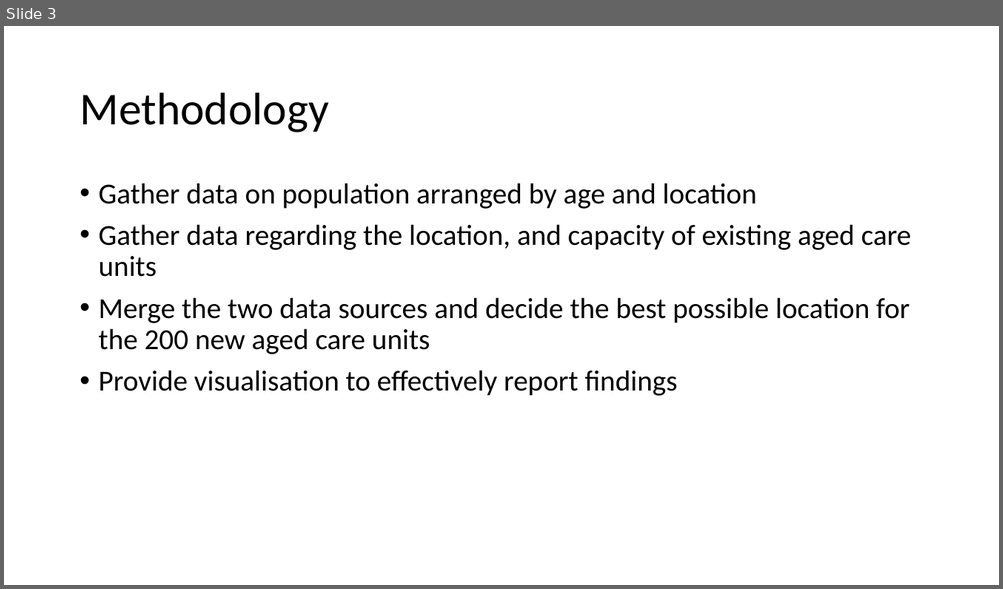
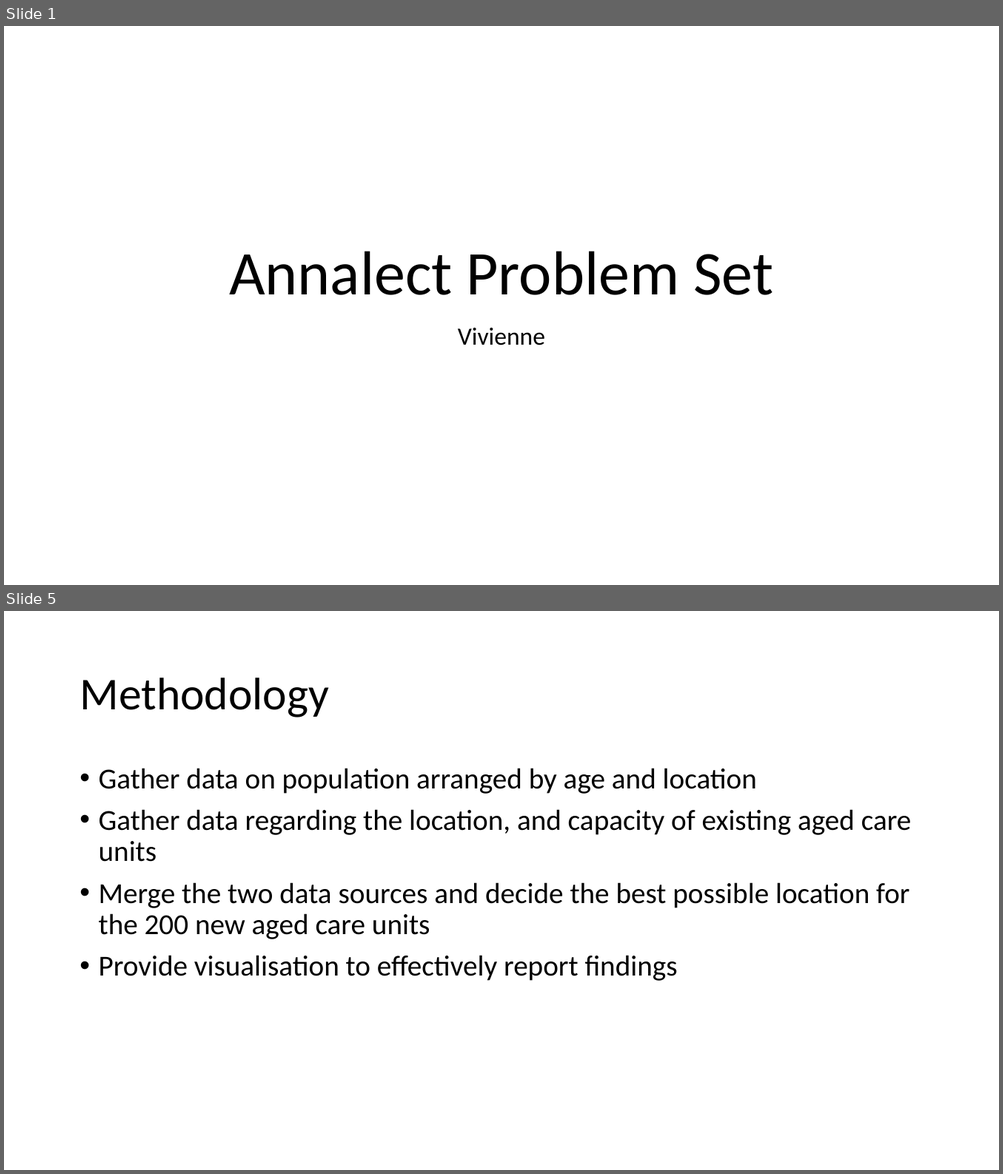
Before and after one commit to vdencarnacion/probset, a slide deck: final_presentation.pptx. Shown one above the other, each under a label of ours: slide 3 before the commit, slides 1 and 5 after it; the slides between them are not shown. The pictures are 1003x589 and 1003x1174 pixels, drawn with LibreOffice and Linux fonts; fonts in the diff are those of the drawing. Boxes give left, top, right and bottom in pixels: in the first picture for what was removed or moved away, otherwise in the second. Text is boxed around its words. In the diff, an @@ line names an element or a change of style, - is before the commit and + after.

```diff
--- a/final_presentation.pptx
+++ b/final_presentation.pptx
@@ slide 1 added at bbox=[4, 26, 999, 585], background #FFFFFF @@
@@ title added at bbox=[229, 251, 773, 295], 60 pt, text #000000 @@
+Annalect Problem Set
@@ subtitle added at bbox=[458, 328, 545, 346], 24 pt, text #000000 @@
+Vivienne
@@ what was slide 3 is now slide 5 @@
```
Also in this commit, not shown: 1 slide changed, 6 other slides added, 2 slides removed, 2 other files.
